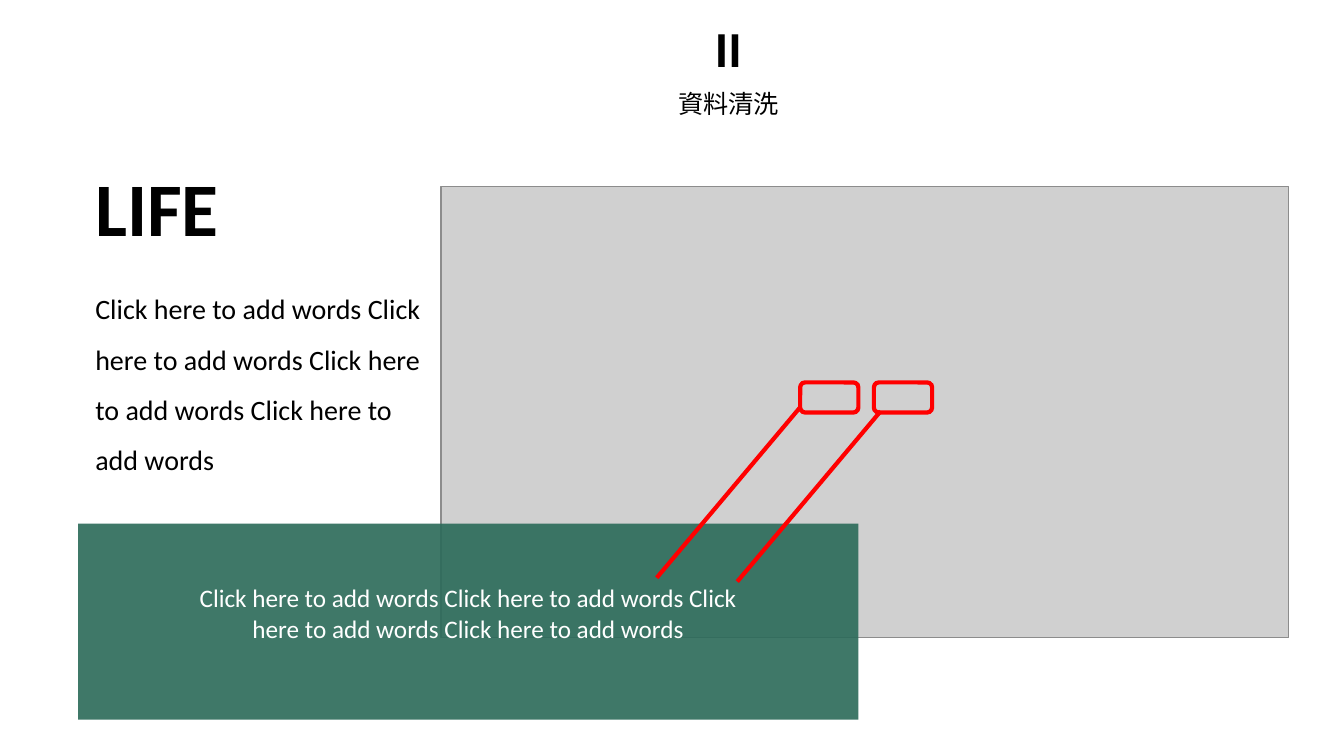
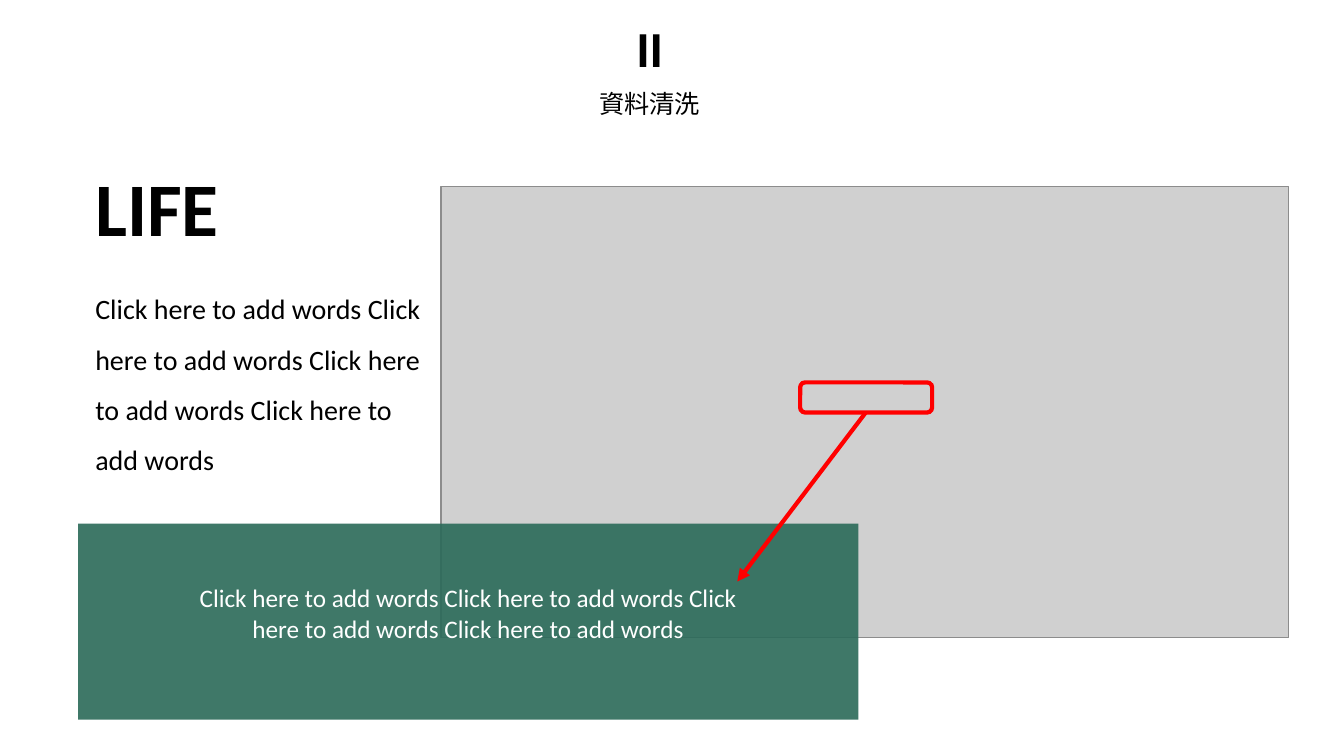
Before and after one commit to QINGSHURUNINDEXINGMING/PccuHW, a slide deck: slide 6 of 三下/R語言與資料分析/期末報告/分析家族健康資料.pptx. Drawn at 1344x756 pixels with LibreOffice and Linux fonts; fonts in the diff are those of the drawing; grey boxes stand for pictures. Boxes give left, top, right and bottom in pixels: in the first picture for what was removed or moved away, otherwise in the second. Text is boxed around its words. In the diff, an @@ line names an element or a change of style, - is before the commit and + after.

Commit message:
2019/06/11_20:33

```diff
--- a/三下/R語言與資料分析/期末報告/分析家族健康資料.pptx
+++ b/三下/R語言與資料分析/期末報告/分析家族健康資料.pptx
@@ text "II": place and size @@
-text "II" at box(715, 34, 742, 67)
+text "II" at box(636, 34, 663, 67)
@@ text "資料清洗": place and size @@
-text "資料清洗" at box(678, 91, 779, 115)
+text "資料清洗" at box(599, 91, 700, 115)
@@ rounded rectangle: place and size @@
-rounded rectangle at box(874, 382, 933, 412)
+rounded rectangle at box(801, 382, 933, 412)
@@ rounded rectangle removed at box(801, 382, 859, 412) @@
@@ line removed from (801, 407) to (657, 578) @@
@@ line moved from (881, 411) - (737, 582) to (866, 412) - (737, 582) @@
@@ line (866, 412) - (737, 582): line to arrow @@
```
